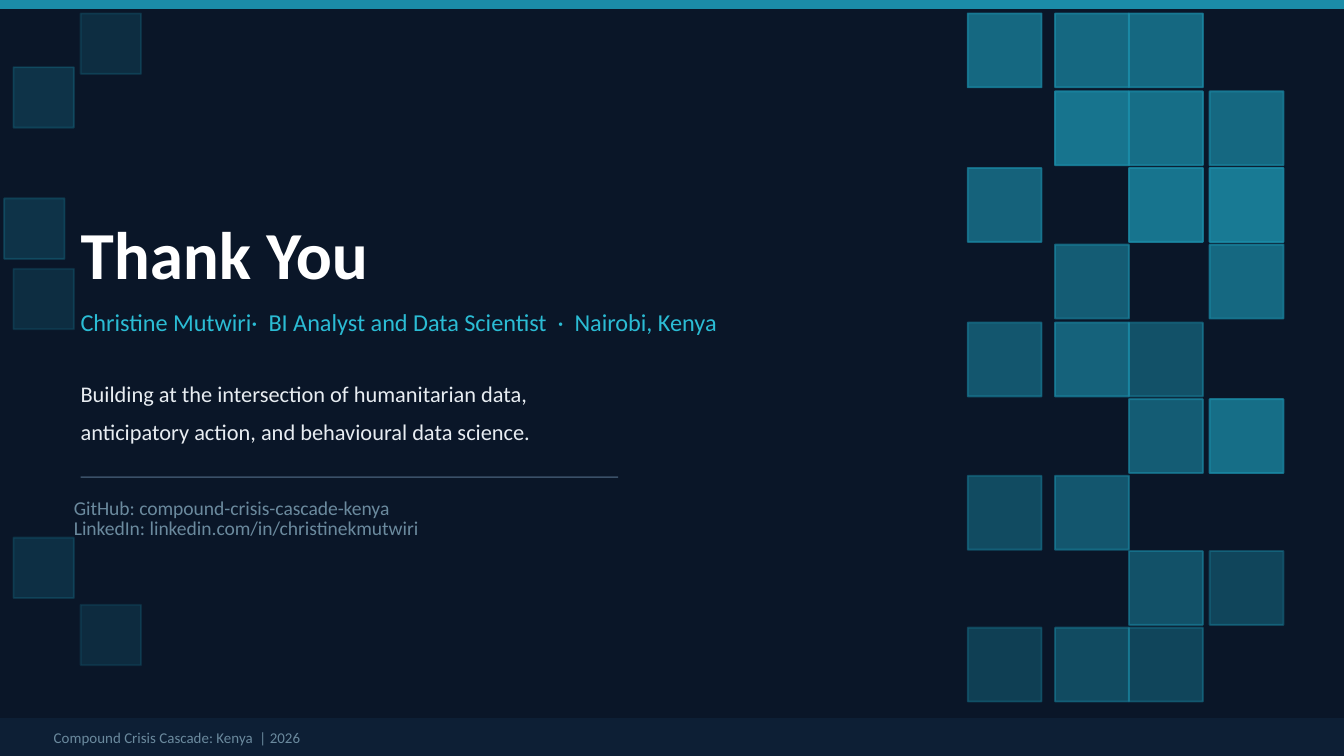
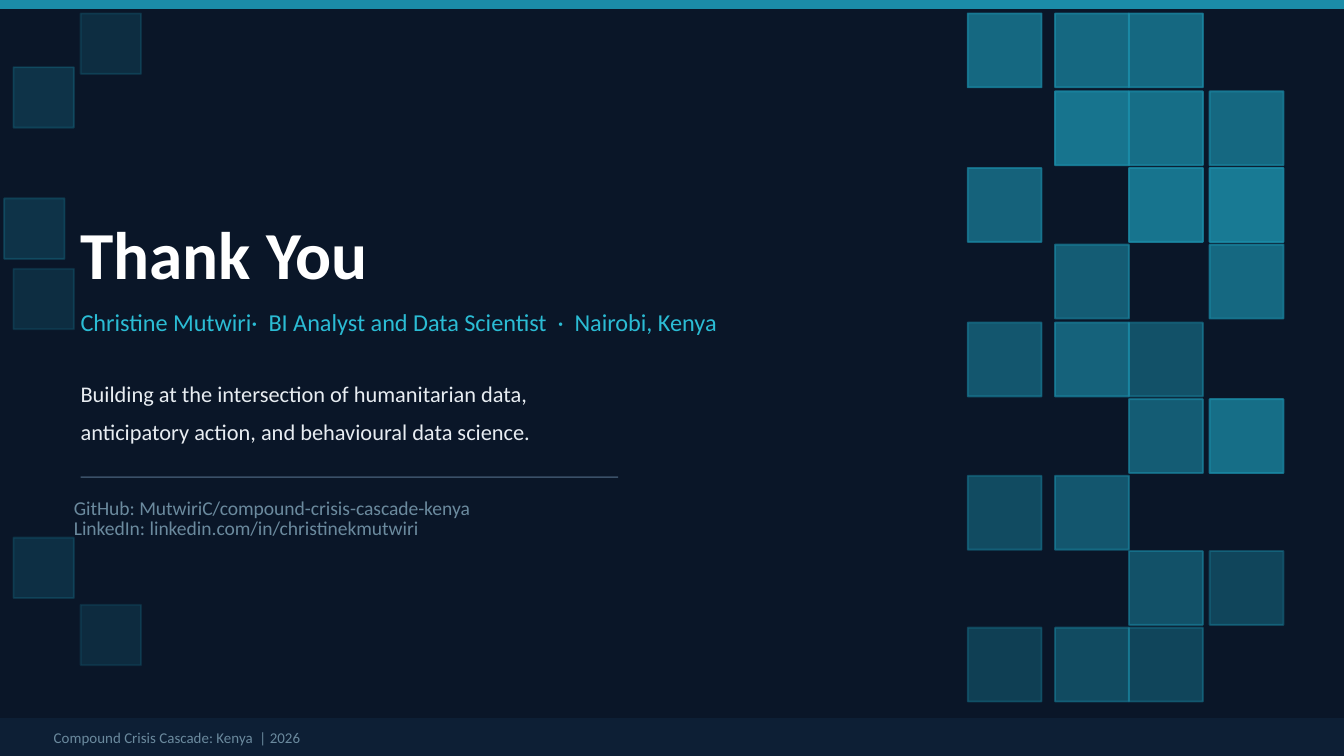
Before and after one commit to MutwiriC/compound-crisis-cascade-kenya, a slide deck: slide 11 of reports/Cascade_Kenya_2026.pptx. Drawn at 1344x756 pixels with LibreOffice and Linux fonts; fonts in the diff are those of the drawing. Boxes give left, top, right and bottom in pixels: in the first picture for what was removed or moved away, otherwise in the second. Text is boxed around its words. In the diff, an @@ line names an element or a change of style, - is before the commit and + after.

Commit message:
ppt update

```diff
--- a/reports/Cascade_Kenya_2026.pptx
+++ b/reports/Cascade_Kenya_2026.pptx
@@ text at [74, 501, 470, 518]: text changed @@
-GitHub: compound-crisis-cascade-kenya
+GitHub: MutwiriC/compound-crisis-cascade-kenya
```
Also in this commit, not shown: 1 other file.
